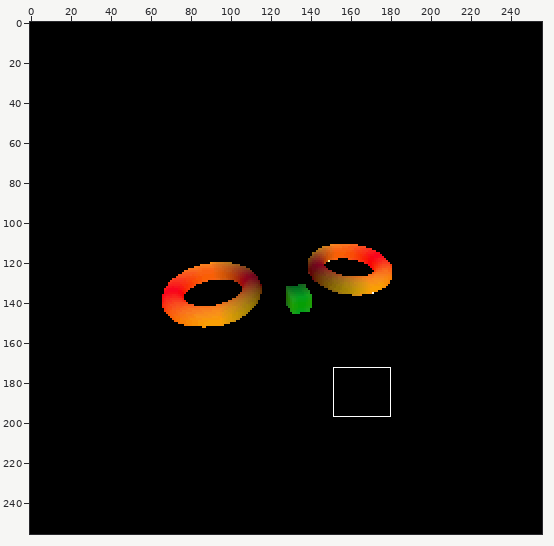
Edited in one commit: sprite sheet (images/part_8/part_8_19.png). Above: a wide view before the commit, with the close-up outlined.
Close-up. The starting point:
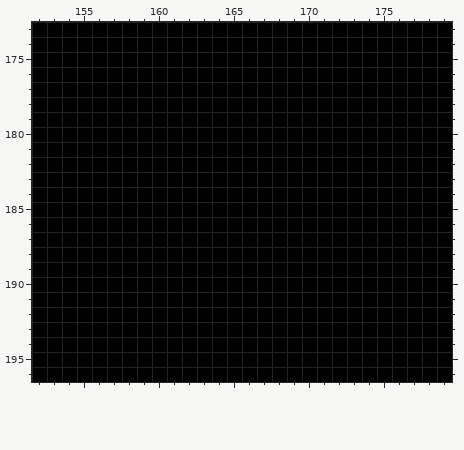
The file is 256x256 pixels. Colours within 5 levels of each other are drawn and written as one. Shown: x 152..179, y 173..196. The commit also changed other parts of the picture, which this record leaves out.
New version:
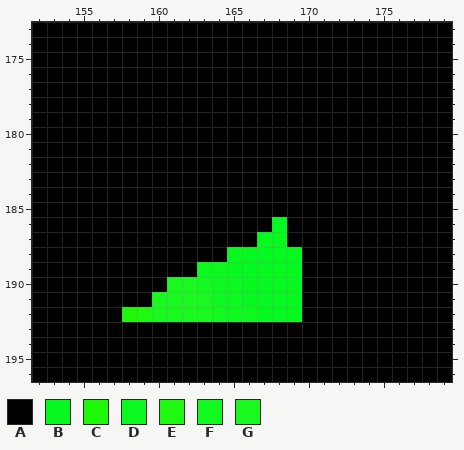
Palette (. is transparent): A #000000  B #05f91f  C #1ff908  D #0cf91f  E #1ff911  F #12f91f  G #1af91f
Changes in this commit:
y 186: x 168 A -> B
y 187: x 167..168 AA -> BB
y 188: x 165..169 AAAAA -> BBBBB
y 189: x 163..169 AAAAAAA -> DDBBBBB
y 190: x 161..169 AAAAAAAAA -> GGFDDBBBB
y 191: x 160..169 AAAAAAAAAA -> GGGGDDBBBB
y 192: x 158..169 AAAAAAAAAAAA -> CEGGGGFDDBBB
Changed places in both close-ups, as pixel boxes (x1, y1, x2, y2):
changed: (122, 217, 302, 322)
